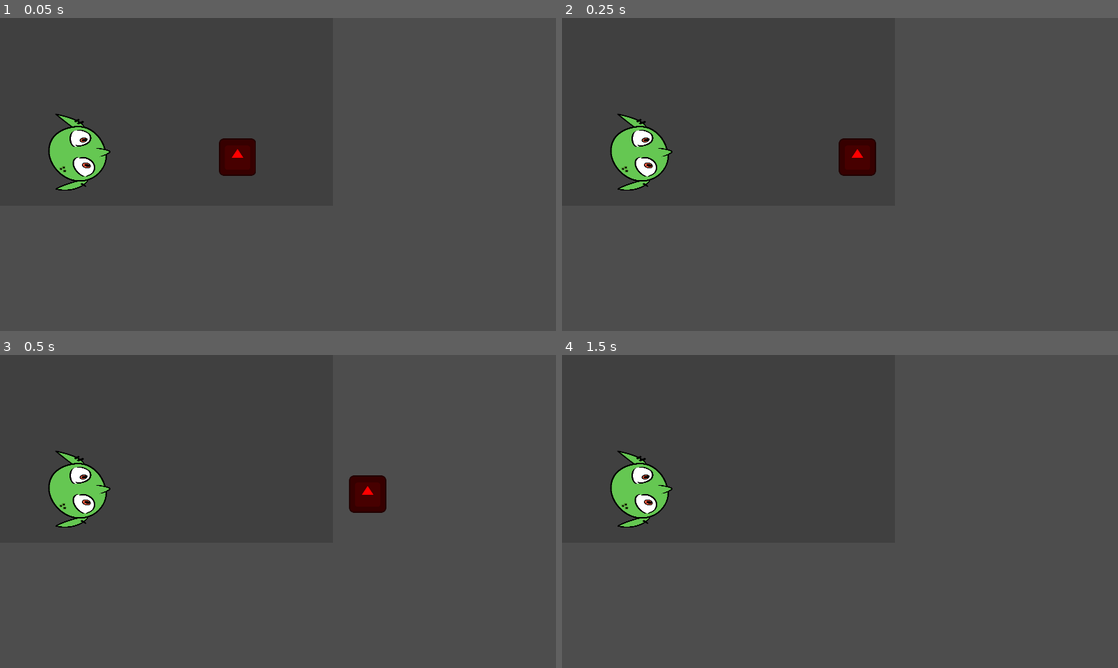
Above: before the commit, frames 1-4 (two rows, left to right).
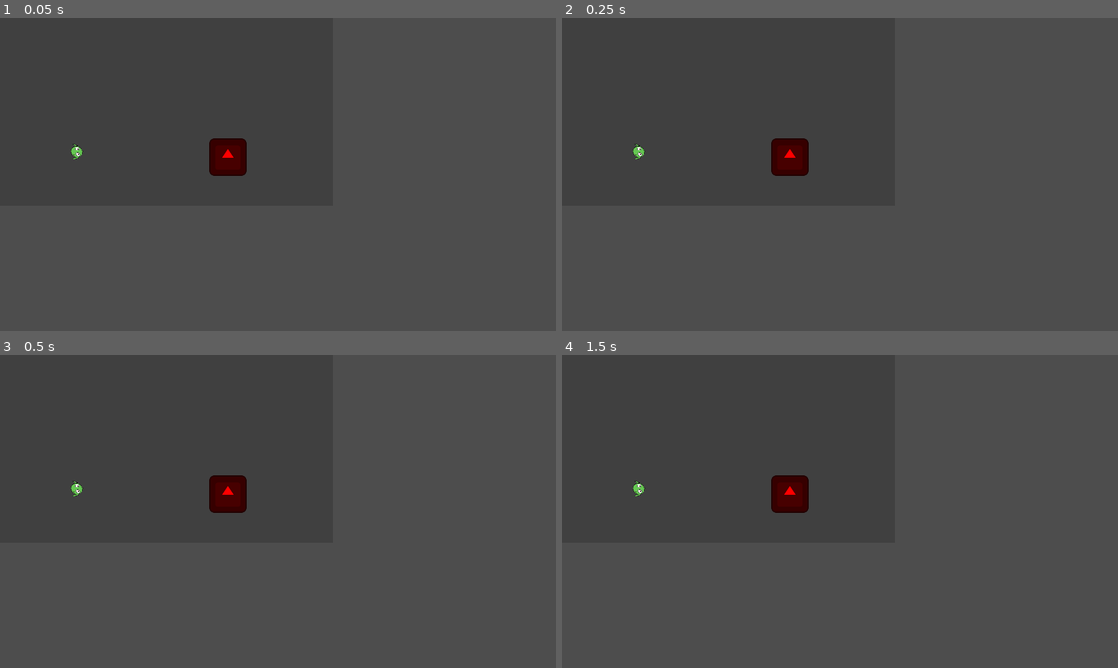
Above: after the commit, the same moments.

Repository: 45DegreeAngl/Sonnnday
Game: Godot game, scene res://Test/world.tscn
Same seed, same stepped clock (60 frames per second), same inputs: the game is played once before the commit and once after it. This scene is started directly instead of the project's main scene. The engine's default icon, where the game draws it, is replaced by a stand-in: a white triangle on a blue panel in a dark square.
Inputs (mouse positions are in pixels of both pictures, inside the frame that each line leads up to):
- Up to frame 1 (0.05 s): no input
- Up to frame 2 (0.25 s): no input
- Up to frame 3 (0.5 s): no input
- Up to frame 4 (1.5 s): tap Enter (Enter) at 0.5 s; move the mouse to (962, 495) at 0.52 s; hold Right (Right) 0.53-1.28 s; tap 0 (0) at 0.6 s; click (962, 495) at 0.67 s; tap 1 (1) at 0.8, 1.35 s; move the mouse to (728, 527) at 1.27 s; hold Backspace (Backspace) from 1.28 s (still down)

The runs differ from the first frame. In frame 1, 2.2% of the frame differs, in the area x 8-46%, y 30-56%; in frame 2, 3.2%, in the area x 8-57%, y 30-56%; in frame 3, 3.2%; in frame 4, 2.4%.
Error in both runs: Out of bounds get index '-2' (on base: 'Array') (res://character/input_manager.gd:26)

Commit message:
player dash fixed

Diff:
--- a/character/floating_char.gd
+++ b/character/floating_char.gd
@@ -28,29 +28,22 @@
 	var direction : Vector2
 	direction = inputManager.moveDirection
 	sprite.rotation = inputManager.lookDirection.angle() - PI/2
-	if inputManager.leftTriggerPressed && can_dash:
-		current_dashes -= 1
-		dashing = true
-		dash_timer.start()
-		if dash_recharge.is_stopped():
-			dash_recharge.start()
-		print("left trigger moment")
-	if dashing:
-		direction = inputManager.lookDirection
+
+	if dash_timer.is_stopped():
 		if direction:
-			velocity.x = (direction.x * DASH) + (inputManager.moveDirection.x * SPEED)
-			velocity.y = (direction.y * DASH) + (inputManager.moveDirection.y * SPEED)
-		else:
-			velocity.x = move_toward(velocity.x, 0, SPEED/STOP_FACTOR)
-			velocity.y = move_toward(velocity.y, 0, SPEED/STOP_FACTOR)
-	else:
-		if direction:
-			velocity.x = direction.x * SPEED
-			velocity.y = direction.y * SPEED
+			velocity = velocity.move_toward(direction * SPEED, SPEED/STOP_FACTOR)
 		else:
 			velocity.x = move_toward(velocity.x, 0, SPEED/STOP_FACTOR)
 			velocity.y = move_toward(velocity.y, 0, SPEED/STOP_FACTOR)
 
+	#apply dash
+	if inputManager.leftTriggerPressed && can_dash:
+		current_dashes -= 1
+		velocity += inputManager.lookDirection*DASH
+		dash_timer.start()
+		dashing = true
+		if dash_recharge.is_stopped():
+			dash_recharge.start()
 	move_and_slide()
 
 ##updates the can_move value to the mouse captured
--- a/character/player.tscn
+++ b/character/player.tscn
@@ -14,7 +14,6 @@
 radius = 14.0
 
 [node name="Player" type="CharacterBody2D" node_paths=PackedStringArray("health", "dash_timer", "dash_recharge")]
-scale = Vector2(5, 5)
 script = ExtResource("1_k83ya")
 health = NodePath("Health")
 dash_timer = NodePath("DashTimer")
